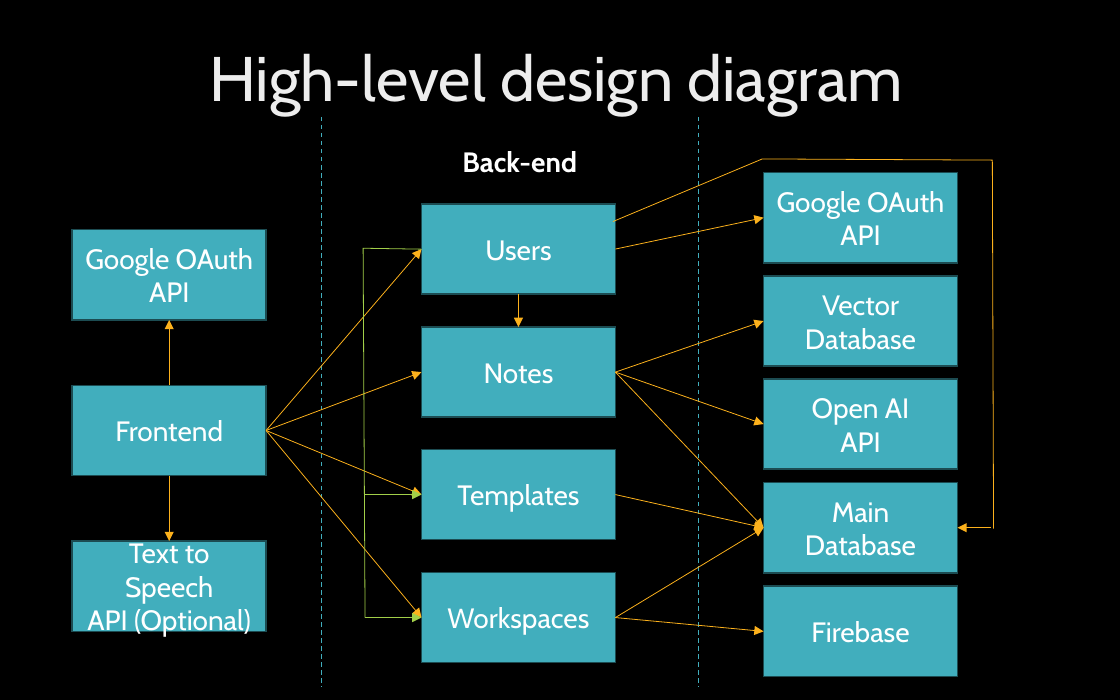
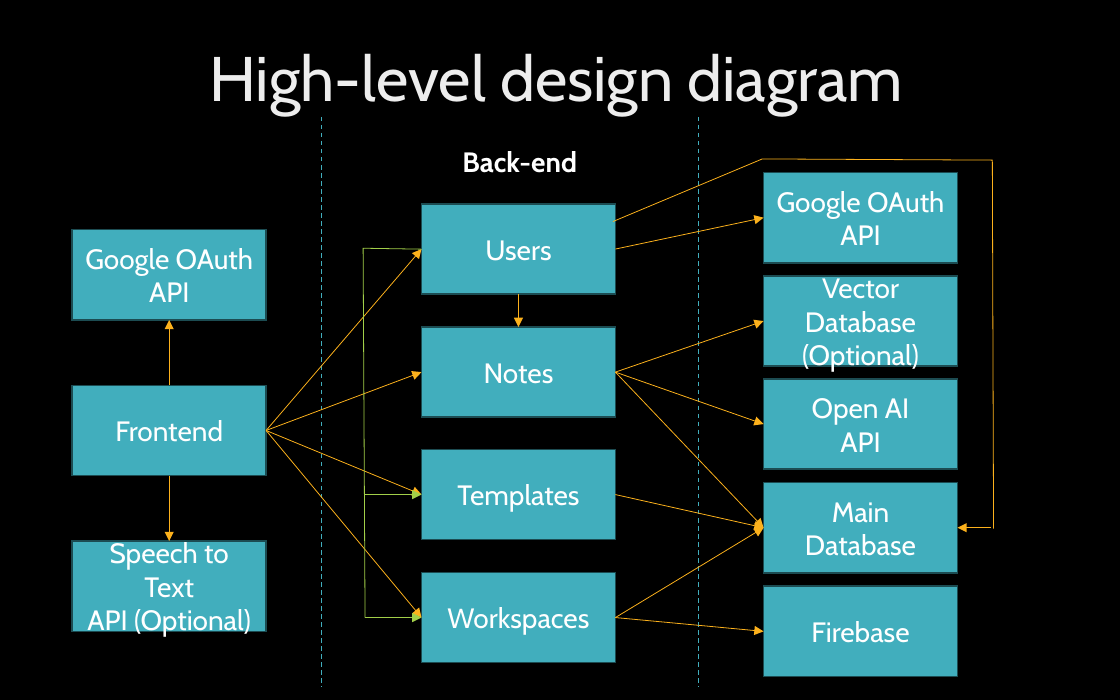
Before and after one commit to MinPoe/frontend-thingspace.ts, a slide deck: slide 5 of ThingSpaceTsM2.pptx (slide 6 before the commit). Drawn at 1120x700 pixels with LibreOffice and Linux fonts; fonts in the diff are those of the drawing; background and template pictures are left out. Boxes give left, top, right and bottom in pixels: in the first picture for what was removed or moved away, otherwise in the second. Text is boxed around its words. In the diff, an @@ line names an element or a change of style, - is before the commit and + after.

```diff
--- a/ThingSpaceTsM2.pptx
+++ b/ThingSpaceTsM2.pptx
@@ text in rectangle at (802, 275, 919, 372): text changed @@
-Vector Database
+Vector Database (Optional)
@@ text in rectangle at (87, 540, 251, 637): text changed @@
-Text to Speech
-API (Optional)
+Speech to Text
+API (Optional)
```
Also in this commit, not shown: 3 other slides changed, 1 slide removed.
